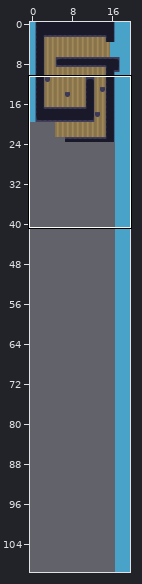
Tiled map, stored at Assets/Maps/MAP.tmx. The picture above shows the old version from afar; the outline marks the close-up.
Close-up. Earlier state:
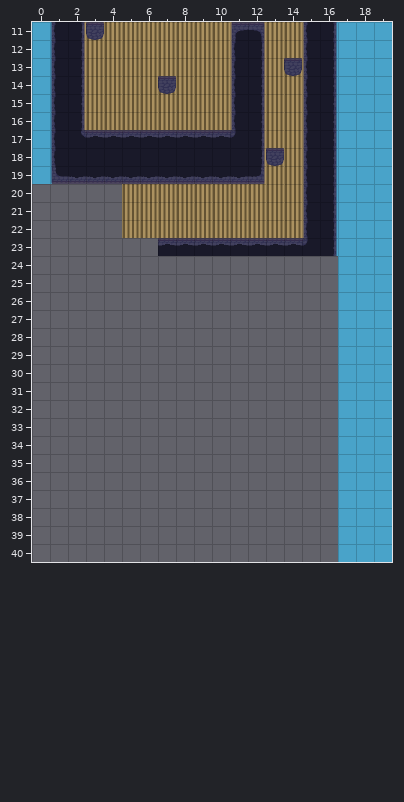
Cells are 32x32 px. Shown: x 0..19, y 11..40.
And afterwards:
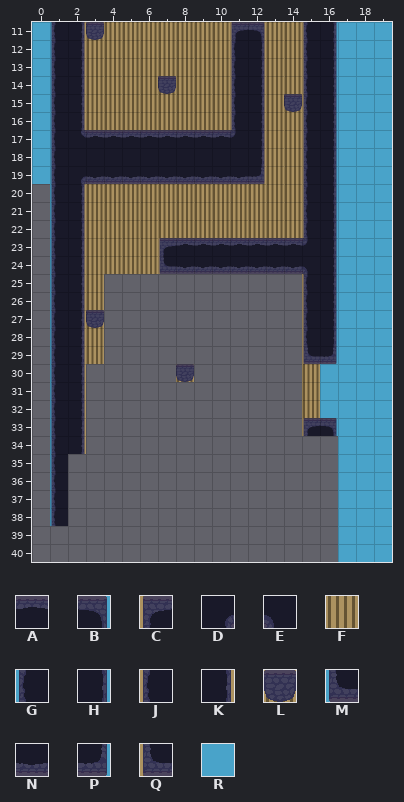
Key: from "TileSet": A 4, B 5, C 6, D 9, E 10, F 13, G 15, H 17, J 18, K 20, L 23, M 27, N 28, P 29, Q 30, R 34.
_ is an empty cell.
Diff:
Layer "Tile Layer 1":
There is now tile B in row 33 at x 16.
The edit turns tile A into tile C in row 23 at x 7.
There is now tile C in row 33 at x 15.
The edit turns tile N into tile D in row 19 at x 2.
There is now tile E in row 24 at x 15.
The edit turns tile L into tile F in row 13 at x 14; in row 18 at x 13.
There is now tile F in rows 20 to 22 at x 3 to 4; in rows 23 to 24 at x 3 to 6; in rows 25 to 26 at x 3; in rows 28 to 29 at x 3; in rows 30 to 32 at x 15.
The edit turns tile M into tile G in row 19 at x 1.
There is now tile G in rows 20 to 38 at x 1.
There is now tile H in rows 24 to 28 at x 16.
There is now tile J in rows 25 to 28 at x 15.
There is now tile K in rows 20 to 34 at x 2.
The edit turns tile F into tile L in row 15 at x 14.
There is now tile L in row 27 at x 3; in row 30 at x 8.
There is now tile N in row 24 at x 8 to 14.
There is now tile P in row 29 at x 16.
There is now tile Q in row 24 at x 7; in row 29 at x 15.
There is now tile R in rows 30 to 32 at x 16.
Boxes around the changes in both close-ups, in picture pixels (x1, y1, x2, y2):
changed: (284, 58, 302, 76)
changed: (284, 94, 302, 112)
changed: (266, 148, 284, 166)
changed: (50, 166, 338, 526)
